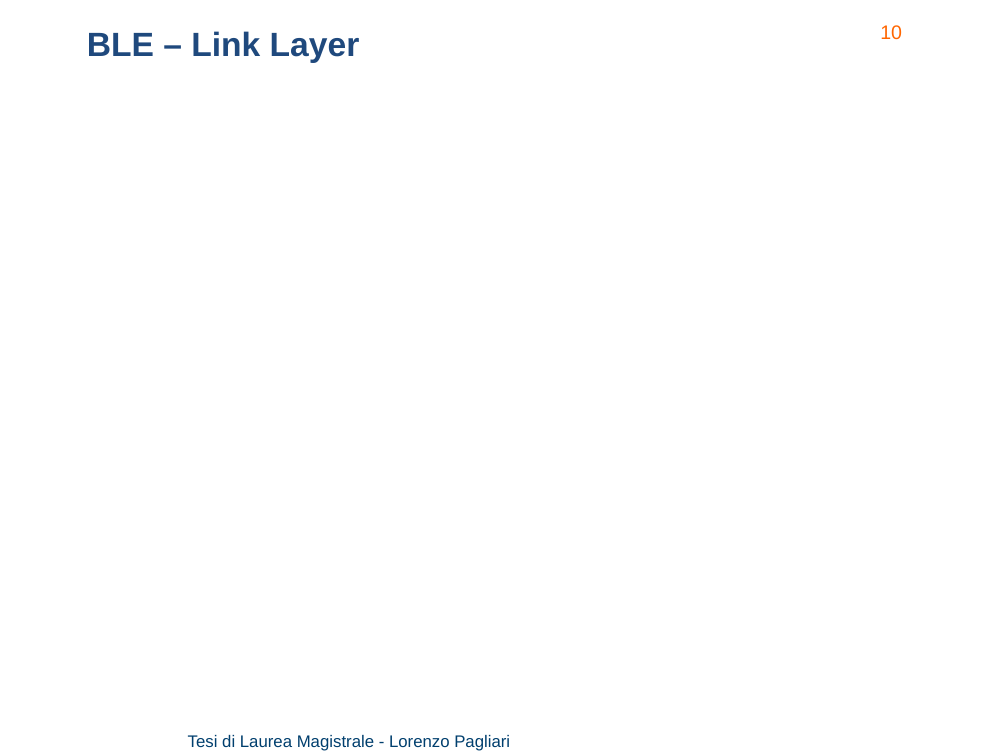
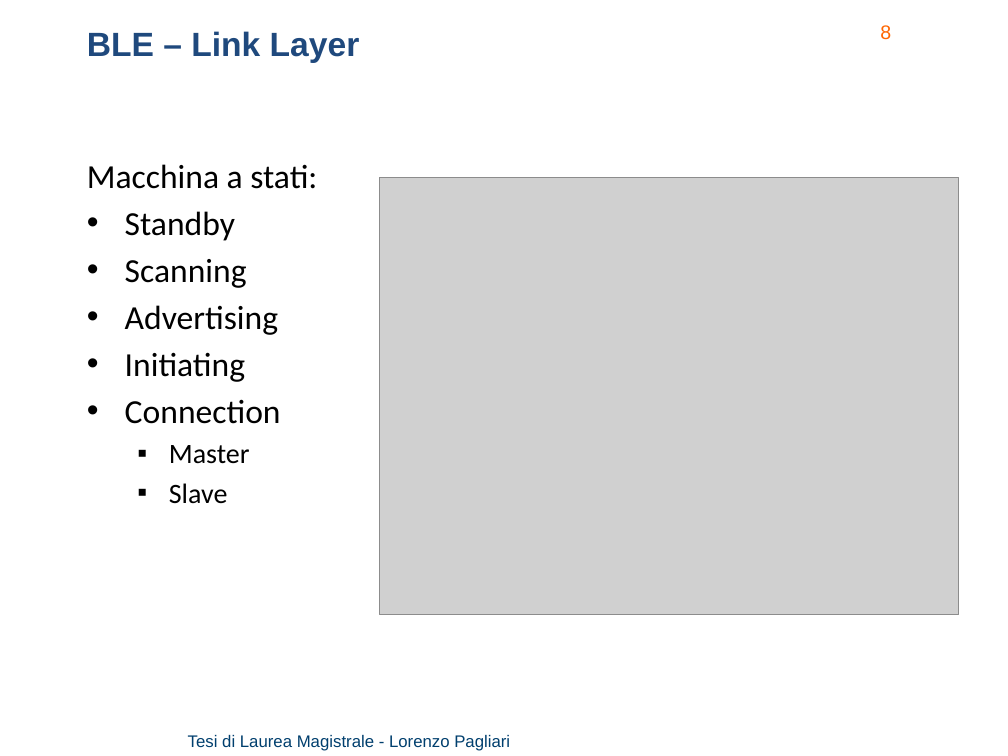
Before and after one commit to lorenzo-pagliari/Tesi, a slide deck: slide 8 of presentazione/Pagliari Lorenzo presentazione.pptx (slide 10 before the commit). Drawn at 1008x756 pixels with LibreOffice and Linux fonts; fonts in the diff are those of the drawing; grey boxes stand for pictures; background and template pictures are left out. Boxes give left, top, right and bottom in pixels: in the first picture for what was removed or moved away, otherwise in the second. Text is boxed around its words. In the diff, an @@ line names an element or a change of style, - is before the commit and + after.

```diff
--- a/presentazione/Pagliari Lorenzo presentazione.pptx
+++ b/presentazione/Pagliari Lorenzo presentazione.pptx
@@ page number at (x1=880, y1=25, x2=891, y2=40): text changed @@
-10
+8
@@ text added at (x1=87, y1=164, x2=317, y2=503), 24 pt, text #000000 @@
+Macchina a stati:
+• Standby
+• Scanning
+• Advertising
+• Initiating
+• Connection
+  ▪ Master
+  ▪ Slave
@@ picture added at (x1=379, y1=177, x2=959, y2=615) @@
```
Also in this commit, not shown: 6 slides added, 12 slides removed, 3 other files.
